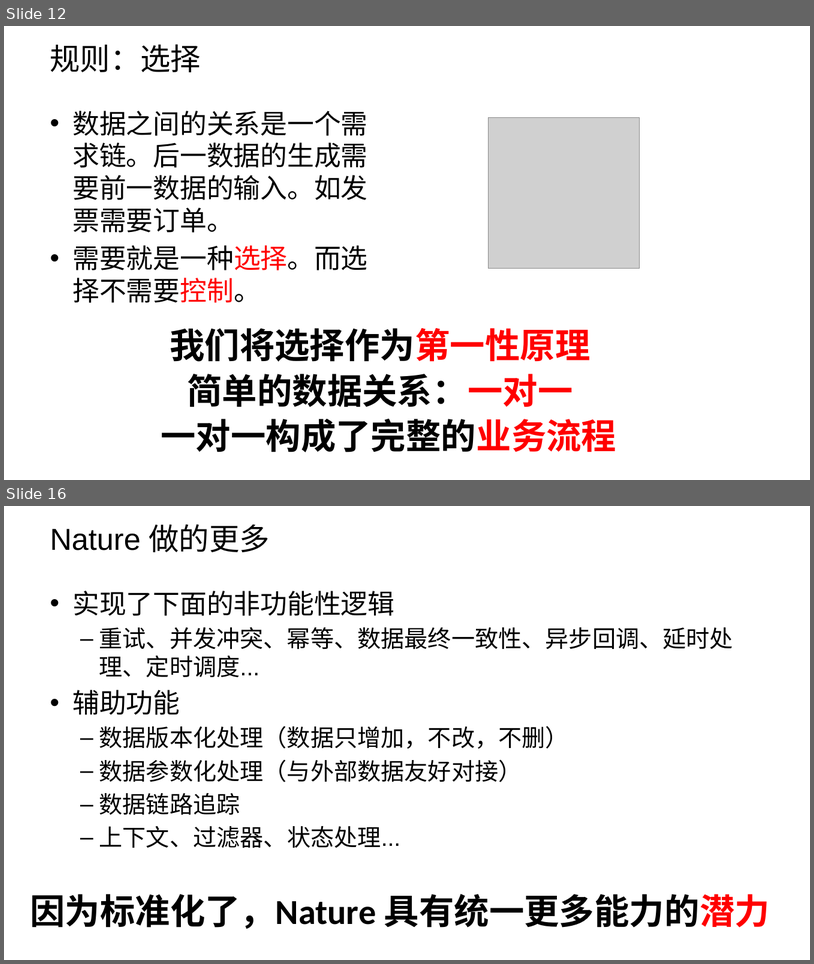
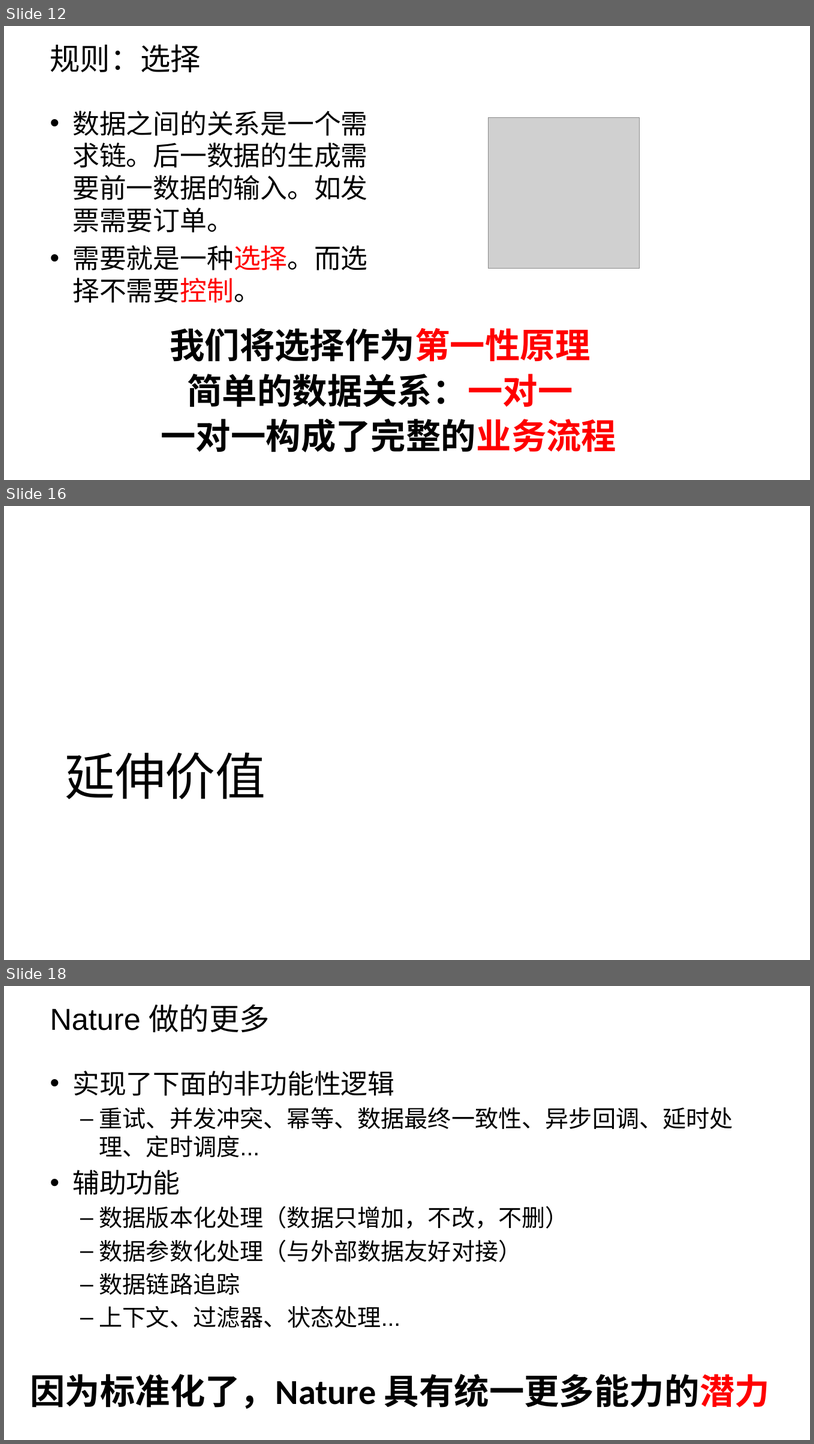
Before and after one commit to llxxbb/Nature, a slide deck: doc/ZH/Nature的商业价值.pptx. Shown one above the other, each under a label of ours: slides 12 and 16 before the commit, slides 12, 16 and 18 after it; the slides between them are not shown. The pictures are 814x964 and 814x1444 pixels, drawn with LibreOffice and Linux fonts; fonts in the diff are those of the drawing; grey boxes stand for pictures; background and template pictures are left out. Boxes give left, top, right and bottom in pixels: in the first picture for what was removed or moved away, otherwise in the second. Text is boxed around its words. In the diff, an @@ line names an element or a change of style, - is before the commit and + after.

```diff
--- a/doc/ZH/Nature的商业价值.pptx
+++ b/doc/ZH/Nature的商业价值.pptx
@@ slide 16 added at (4, 506, 810, 960), background picture (left out) @@
@@ title added at (65, 752, 266, 799), 63.2 pt, text #000000 @@
+延伸价值
@@ what was slide 16 is now slide 18 @@
```
Also in this commit, not shown: 8 slides changed, 4 other slides added, 1 slide removed, 27 other files.
